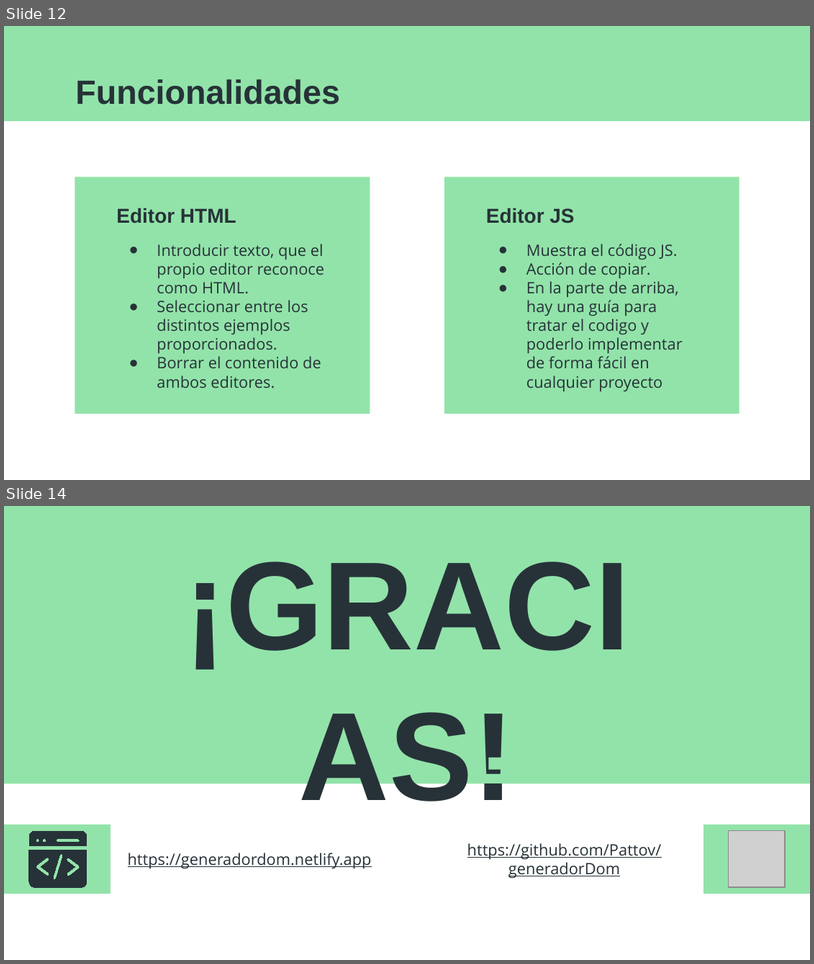
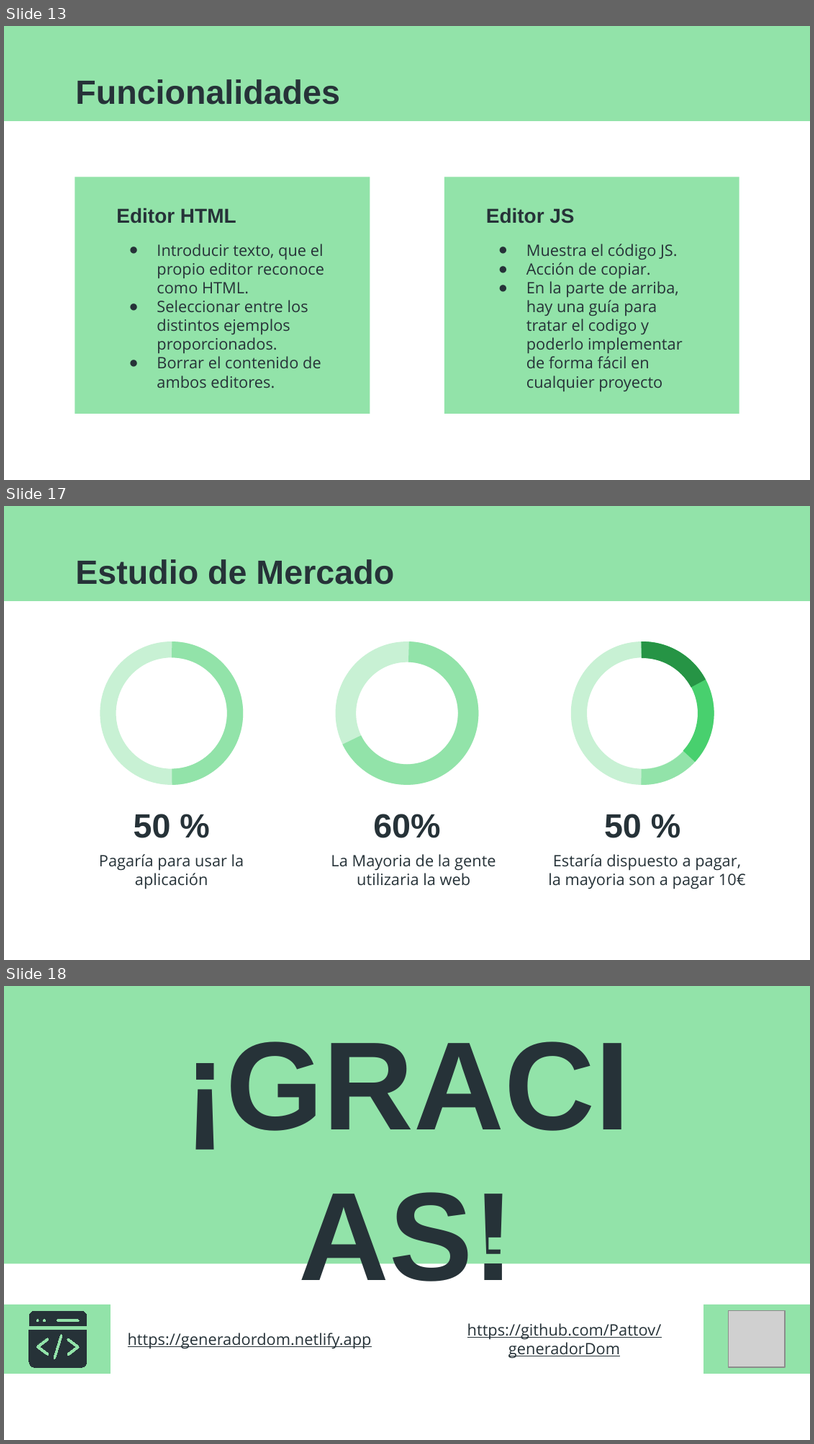
Before and after one commit to Pattov/GeneradorDOM, a slide deck: otros/Patricia_TovarQuintano_DAW2.ppsx. Shown one above the other, each under a label of ours: slides 12 and 14 before the commit, slides 13, 17 and 18 after it; the slides between them are not shown. The pictures are 814x964 and 814x1444 pixels, drawn with LibreOffice and Linux fonts; fonts in the diff are those of the drawing; grey boxes stand for pictures. Boxes give left, top, right and bottom in pixels: in the first picture for what was removed or moved away, otherwise in the second. Text is boxed around its words. In the diff, an @@ line names an element or a change of style, - is before the commit and + after.

```diff
--- a/otros/Patricia_TovarQuintano_DAW2.ppsx
+++ b/otros/Patricia_TovarQuintano_DAW2.ppsx
@@ slide 17 added at bbox=[4, 506, 810, 960], background #FFFFFF; not listed: 1 template element that a slide beside it also shows @@
@@ title added at bbox=[75, 559, 394, 584], 30 pt, text #263238, bold @@
+Estudio de Mercado
@@ donut added at bbox=[100, 641, 244, 785], fill #C8F1D4 @@
@@ arch (boxed as its full ring) added at bbox=[100, 641, 244, 785], fill #92E3A9 @@
@@ donut added at bbox=[335, 641, 479, 785], fill #C8F1D4 @@
@@ arch (boxed as its full ring) added at bbox=[335, 641, 479, 785], fill #92E3A9 @@
@@ donut added at bbox=[571, 641, 715, 785], fill #C8F1D4 @@
@@ arch (boxed as its full ring) added at bbox=[571, 641, 715, 785], fill #92E3A9 @@
@@ arch (boxed as its full ring) added at bbox=[571, 641, 715, 785], fill #48D06E @@
@@ arch (boxed as its full ring) added at bbox=[571, 641, 715, 785], fill #269445 @@
@@ title added at bbox=[134, 813, 171, 838], 30 pt, text #263238, bold @@
+50 %
@@ title added at bbox=[373, 813, 440, 838], 30 pt, text #263238, bold @@
+60%
@@ title added at bbox=[604, 813, 642, 838], 30 pt, text #263238, bold @@
+50 %
@@ subtitle added at bbox=[99, 854, 244, 889], 14 pt, text #263238 @@
+Pagaría para usar la aplicación
@@ subtitle added at bbox=[331, 854, 496, 885], 14 pt, text #263238 @@
+La Mayoria de la gente utilizaria la web
@@ subtitle added at bbox=[548, 854, 746, 889], 14 pt, text #263238 @@
+Estaría dispuesto a pagar, la mayoria son a pagar 10€
@@ what was slide 12 is now slide 13 @@
@@ what was slide 14 is now slide 18 @@
```
Also in this commit, not shown: 2 slides changed, 4 other slides added, 1 slide removed.
